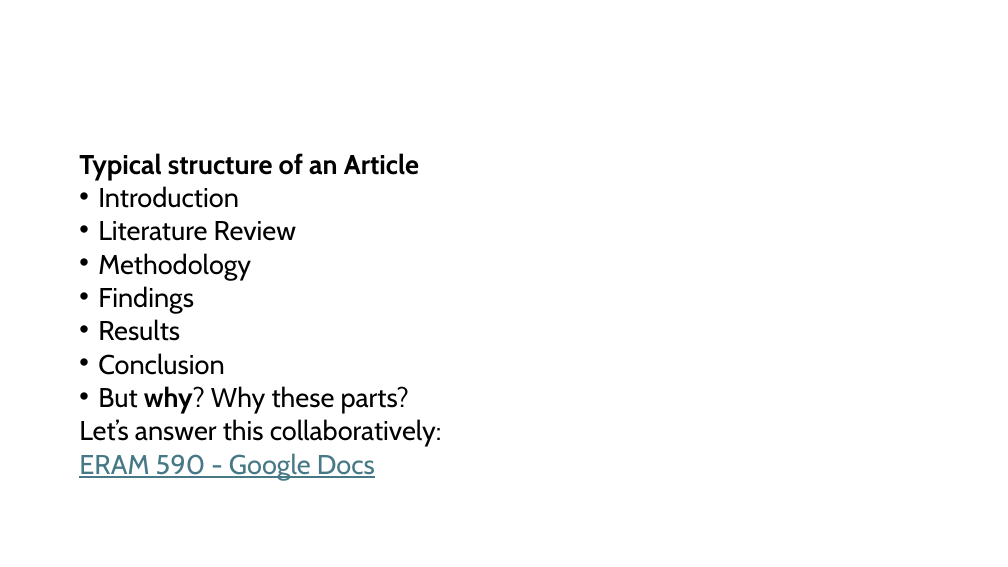
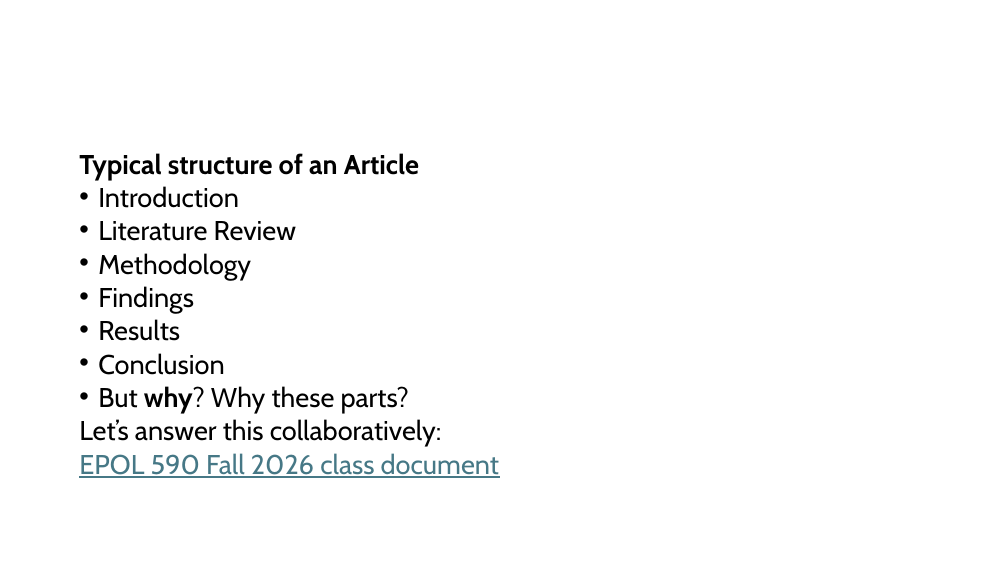
Before and after one commit to liammagee/machinespirits-content-philosophy, a slide deck: slide 9 of courses/590-fall-2026/590-lecture-2.pptx. Drawn at 1008x567 pixels with LibreOffice and Linux fonts; fonts in the diff are those of the drawing. Boxes give left, top, right and bottom in pixels: in the first picture for what was removed or moved away, otherwise in the second. Text is boxed around its words. In the diff, an @@ line names an element or a change of style, - is before the commit and + after.

```diff
--- a/courses/590-fall-2026/590-lecture-2.pptx
+++ b/courses/590-fall-2026/590-lecture-2.pptx
@@ text at box(79, 453, 499, 478): text changed @@
-ERAM 590 - Google Docs
+EPOL 590 Fall 2026 class document
```
Also in this commit, not shown: 1 other slide changed, 19 other files.
